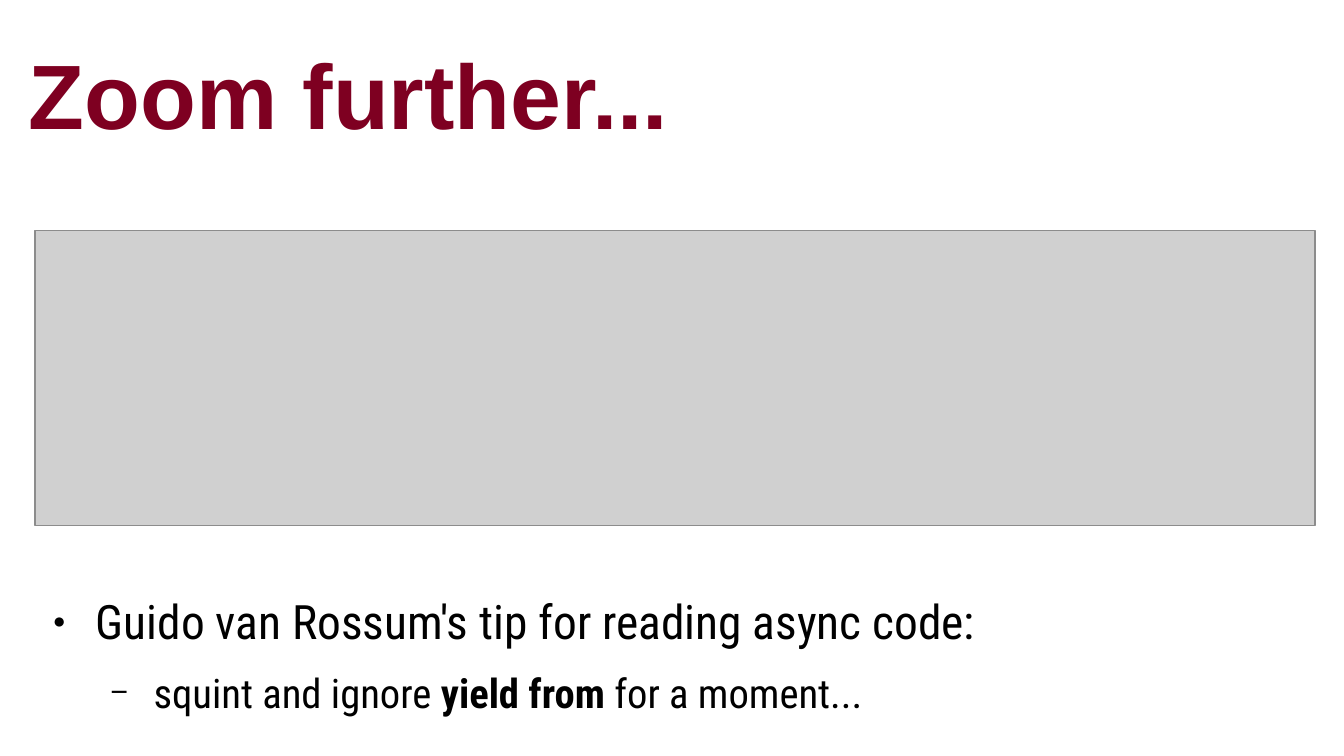
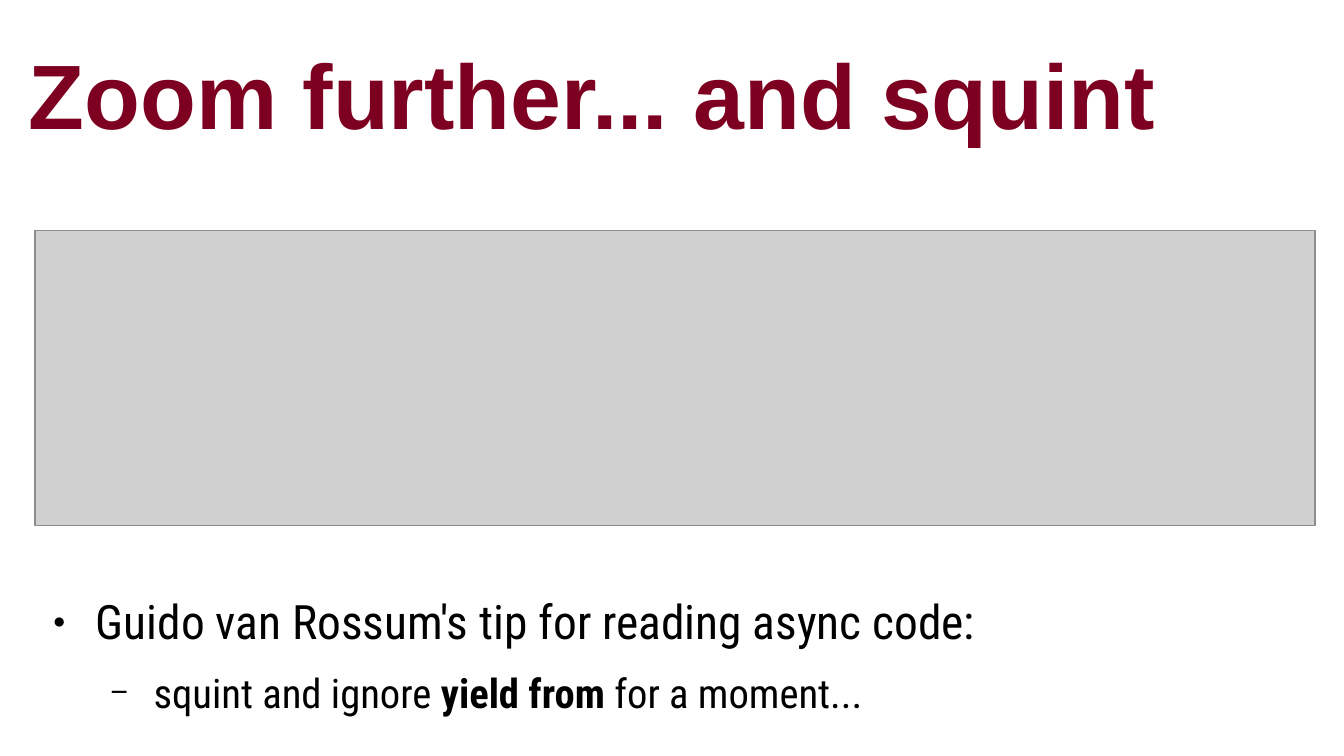
Before and after one commit to ramalho/platespinning, a slide deck: slide 34 of plate-spinning-oscon.odp. Drawn at 1344x756 pixels with LibreOffice and Linux fonts; fonts in the diff are those of the drawing; grey boxes stand for pictures. Boxes give left, top, right and bottom in pixels: in the first picture for what was removed or moved away, otherwise in the second. Text is boxed around its words. In the diff, an @@ line names an element or a change of style, - is before the commit and + after.

```diff
--- a/plate-spinning-oscon.odp
+++ b/plate-spinning-oscon.odp
@@ title at <box>29,62,1155,146</box>: text changed @@
-Zoom further...
+Zoom further... and squint
```
Also in this commit, not shown: 6 other slides changed, 1 slide added, 3 other files.
